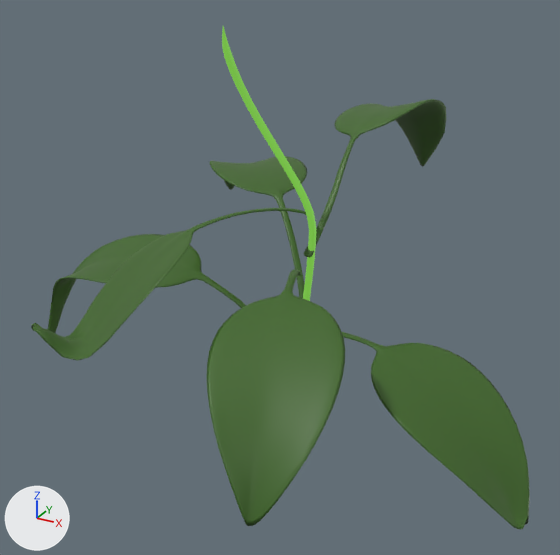
A saved change to the FBX model Assets/3d Models/Plant1_Small.fbx.
Before and after are seen from a 50 mm lens placed at (5.7, -10.9, 7.45), pointed at (-0.07, -0.4, 2.21). Lighting does not change. The marker at lower left points along +X, +Y and +Z. Where no turn or scale is listed for an object, it has been applied to the vertices.

Names of what the first picture shows: 'Leaf', 'Stem'.
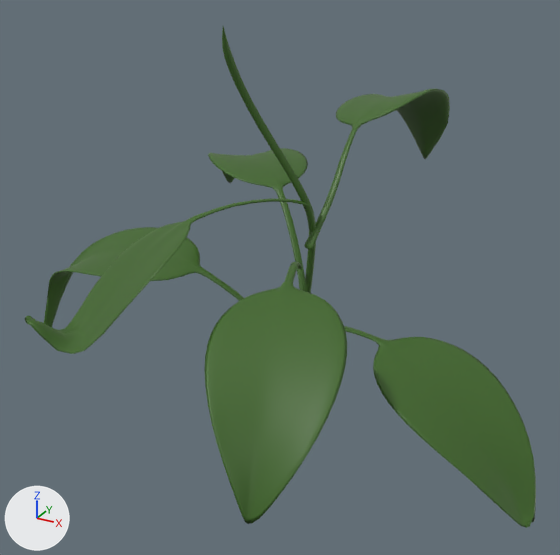
Location of each change, [x1, y1, x2, y2] in pixels of the pictures (560 x 555 px):
```json
{"object": "Leaf", "change": "moved", "before": [31, 99, 530, 530], "after": [25, 89, 536, 528]}
{"object": "Stem", "change": "recoloured, surface changed", "before": [222, 27, 316, 301], "after": [222, 27, 316, 301]}
```

Scene script edits in JSON lines:
```json
{"op": "remove", "block": "mat_material_001", "code": "mat_material_001.emission_color = (0.153, 0.451, 0.0497)  # green #6db33f"}
{"op": "remove", "block": "mat_material_001", "code": "mat_material_001.emission_strength = 1.0"}
{"block": "me_circle_002", "where": "me_circle_002.from_pydata(...)  # 3036 vertices, 3024 faces; spans x -5.32..4.53, y -4.31..4.59, z -0.45..4.74"}
{"block": "me_circle_002", "where": "# used by ob_leaf; location = (0.03, -0.18, 0.14)"}
{"block": "me_circle_002", "change": "me_circle_002 part 1: the whole mesh is moved by (0.14, -0.36, 0.36)"}
{"op": "set", "path": "ob_leaf.location", "old": "(0.03, -0.18, 0.14)", "new": "(0.0, 0.0, 0.0)"}
```
